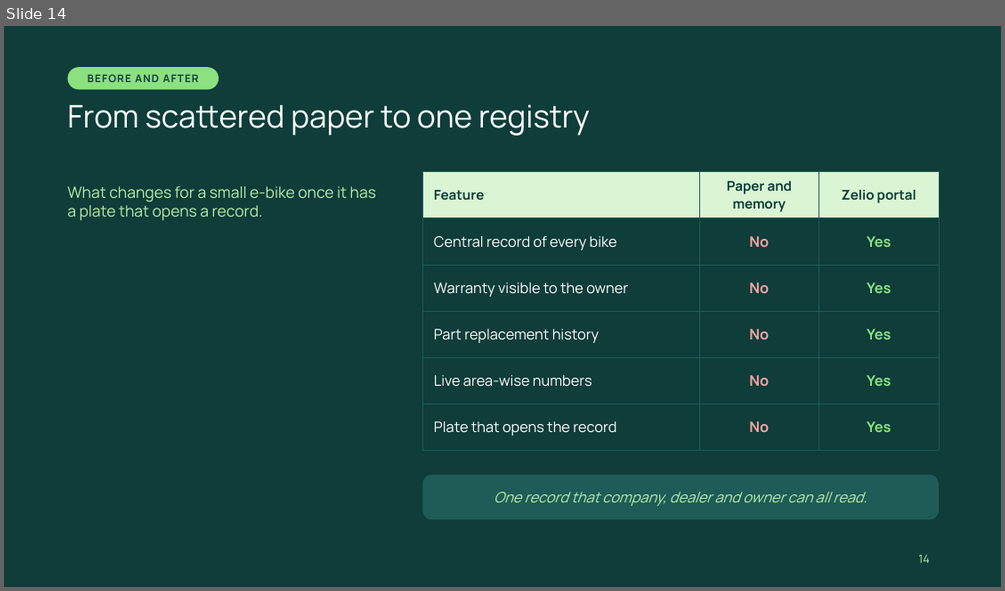
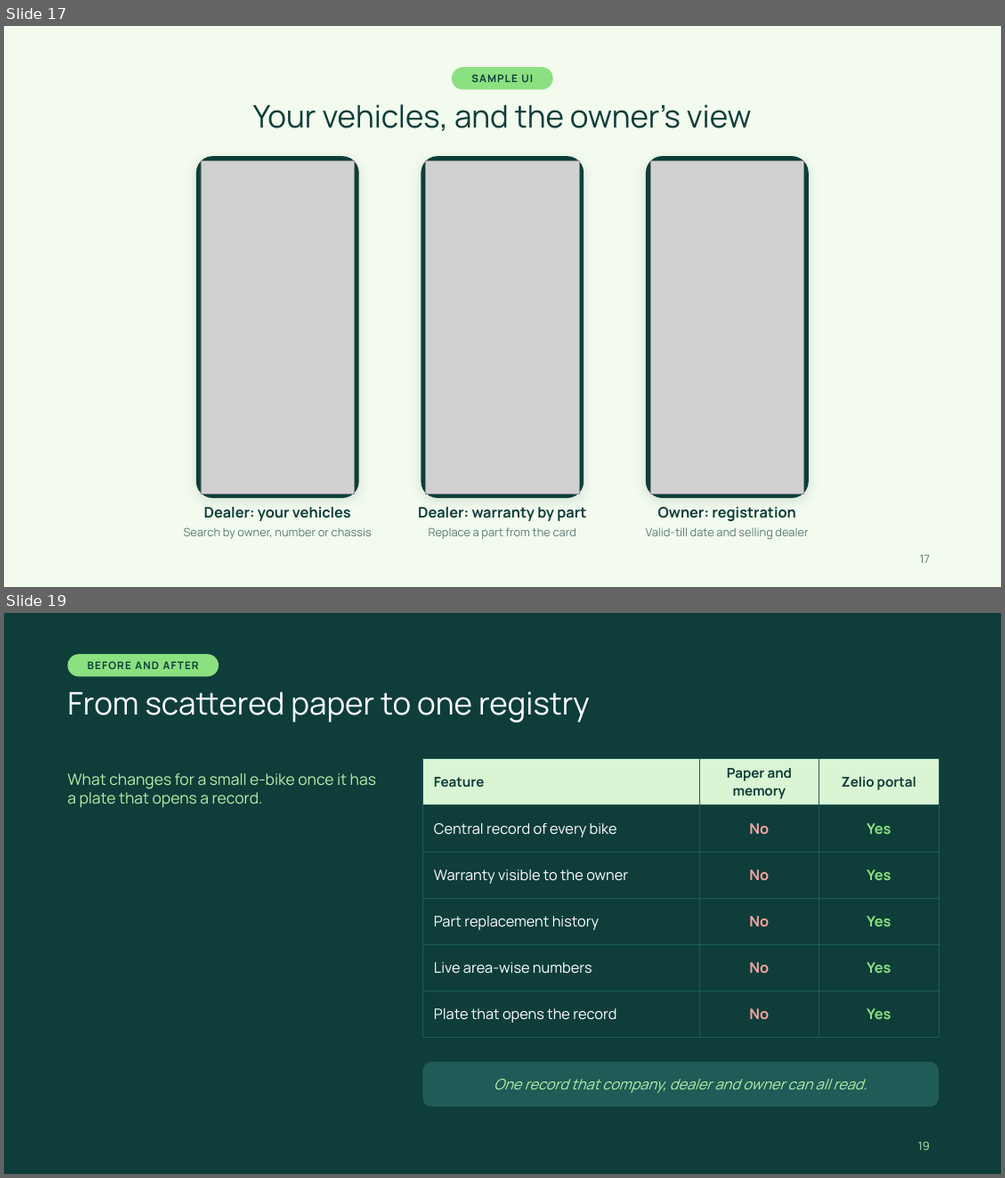
Before and after one commit to aakashvats2910/fans-app, a slide deck: ev-registry/docs/zelio-deck-mint.pptx. Shown one above the other, each under a label of ours: slide 14 before the commit, slides 17 and 19 after it; the slides between them are not shown. The pictures are 1005x591 and 1005x1178 pixels, drawn with LibreOffice and Linux fonts; fonts in the diff are those of the drawing; grey boxes stand for pictures; background and template pictures are left out. Boxes give left, top, right and bottom in pixels: in the first picture for what was removed or moved away, otherwise in the second. Text is boxed around its words. In the diff, an @@ line names an element or a change of style, - is before the commit and + after.

```diff
--- a/ev-registry/docs/zelio-deck-mint.pptx
+++ b/ev-registry/docs/zelio-deck-mint.pptx
@@ slide 17 added at <box>4,26,1001,587</box>, background #F2FBEE @@
@@ rounded rectangle added at <box>452,67,553,89</box>, fill #8BE07F @@
@@ text added at <box>471,74,533,82</box>, 10 pt, text #0E3D3A, bold @@
+SAMPLE UI
@@ title added at <box>253,104,752,131</box>, 30 pt, text #0E3D3A @@
+Your vehicles, and the owner's view
@@ rounded rectangle added at <box>196,156,359,498</box>, fill #0E3D3A @@
@@ rounded rectangle added at <box>421,156,584,498</box>, fill #0E3D3A @@
@@ rounded rectangle added at <box>646,156,809,498</box>, fill #0E3D3A @@
@@ picture added at <box>201,160,355,493</box> @@
@@ picture added at <box>426,160,580,493</box> @@
@@ picture added at <box>650,160,804,493</box> @@
@@ text added at <box>184,527,372,539</box>, 11 pt, text #5C7A76 @@
+Search by owner, number or chassis
@@ text added at <box>204,507,351,521</box>, 14 pt, text #0E3D3A, bold @@
+Dealer: your vehicles
@@ text added at <box>418,507,586,521</box>, 14 pt, text #0E3D3A, bold @@
+Dealer: warranty by part
@@ text added at <box>429,527,576,539</box>, 11 pt, text #5C7A76 @@
+Replace a part from the card
@@ text added at <box>646,527,808,539</box>, 11 pt, text #5C7A76 @@
+Valid-till date and selling dealer
@@ text added at <box>658,507,796,521</box>, 14 pt, text #0E3D3A, bold @@
+Owner: registration
@@ page number added at <box>920,555,930,563</box>, 11 pt, text #5C7A76 @@
+17
@@ what was slide 14 is now slide 19 @@
@@ page number at <box>918,1141,930,1150</box>: text changed @@
-14
+19
```
Also in this commit, not shown: 1 slide changed, 4 other slides added, 1 slide removed.
